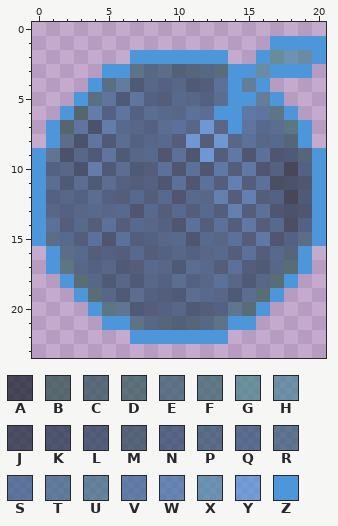
One commit to this pixel-art sprite: engine/sprites/sprCherryLevis/1.png. The picture above is the old version.
The file is 21x24 pixels. Colours within 5 levels of each other are drawn and written as one.
Palette (. is transparent): A #0c1722ac  B #264c43ac  C #274d54ac  D #2c5754ac  E #2d5965ac  F #326365ac  G #438486ac  H #448597ac  J #122332ac  K #182e43ac  L #1e3a54ac  M #234454ac  N #244565ac  P #284f65ac  Q #295175ac  R #2e5b75ac  S #2f5c86ac  T #346686ac  U #397086ac  V #356897ac  W #3b73a8ac  X #4587a8ac  Y #4d96daac  Z #4d96da
Pixels before, first column x 0:
 1 .................ZZZZ
 2 .......ZZZZZZZ..ZGXHZ
 3 .....ZZEPPMMPCZZHZZZ.
 4 ....ZETLNNNLLSZUZ....
 5 ...ZESLSNLQNNQZZUZ...
 6 ..ZBVNSNQQNSQZZVSFZ..
 7 .ZBSKVQNNQSNYNZSQQFZ.
 8 .ZPKSLQNNQLYLYNSNQMZ.
 9 ZRKNLSLNQKSKYLVKSKLMZ
10 ZNNKVLQLLSKSKVLVKNANZ
11 ZQLQLQNLNKSKSLWLSJKKZ
12 ZNNNQNLQLQKQNWLWLNALZ
13 ZNNNQNQKQLQLQLWLSKKKZ
14 ZSLQLSLQNNKSLSLVLQJNZ
15 ZPQLSKSLNNQKQNSLVKNPZ
16 .ZPQLNLQLNNNNQLSLQMZ.
17 .ZFNNNLLQNLQQLSLLNDZ.
18 ..ZDNLNLNNQNNSNLNDZ..
19 ...ZDNLQNLLQQNLQDZ...
20 ....ZFRLLNNLLNRDZ....
21 .....ZZEPMMMPEZZ.....
22 .......ZZZZZZZ.......
The same view after the edit:
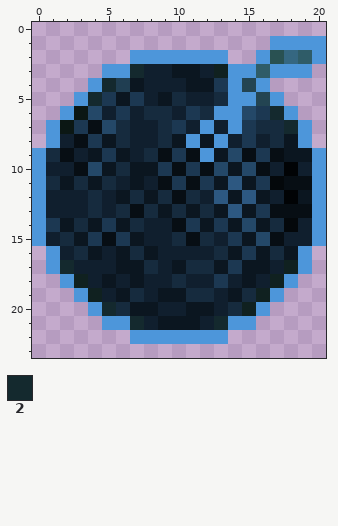
Colours new in this view: 2 #14292e
What changed:
colour A: #0c1722ac -> #010305
colour B: #264c43ac -> #0b1714
colour D: #2c5754ac -> #102120
colour G: #438486ac -> #295152
colour H: #448597ac -> #2f5c68
colour J: #122332ac -> #04080b
colour K: #182e43ac -> #070e14
colour L: #1e3a54ac -> #0b1620
colour N: #244565ac -> #101f2e
colour Q: #295175ac -> #162b3e
colour S: #2f5c86ac -> #1c3852
colour T: #346686ac -> #203e52
colour U: #397086ac -> #234452
colour V: #356897ac -> #244868
colour W: #3b73a8ac -> #2d5881
colour X: #4587a8ac -> #356781
y 3: x 7..13 EPPMMPC -> 2NNLLND
y 4: x 5 E -> 2
y 5: x 4 E -> 2
y 6: x 17 F -> 2
y 7: x 12 Y -> Z; x 18 F -> 2
y 8: x 2 P -> N; x 11 Y -> Z; x 13 Y -> Z; x 18 M -> L
y 9: x 1 R -> Q; x 12 Y -> Z; x 19 M -> L
y 15: x 1 P -> N; x 19 P -> N
y 16: x 2 P -> N; x 18 M -> L
y 17: x 2 F -> 2
y 20: x 5..6 FR -> 2Q; x 14 R -> Q
y 21: x 7..13 EPMMMPE -> 2NLLLN2
Changed places in both pictures, as pixel boxes (x1, y1, x2, y2):
changed: (46, 50, 312, 330)
